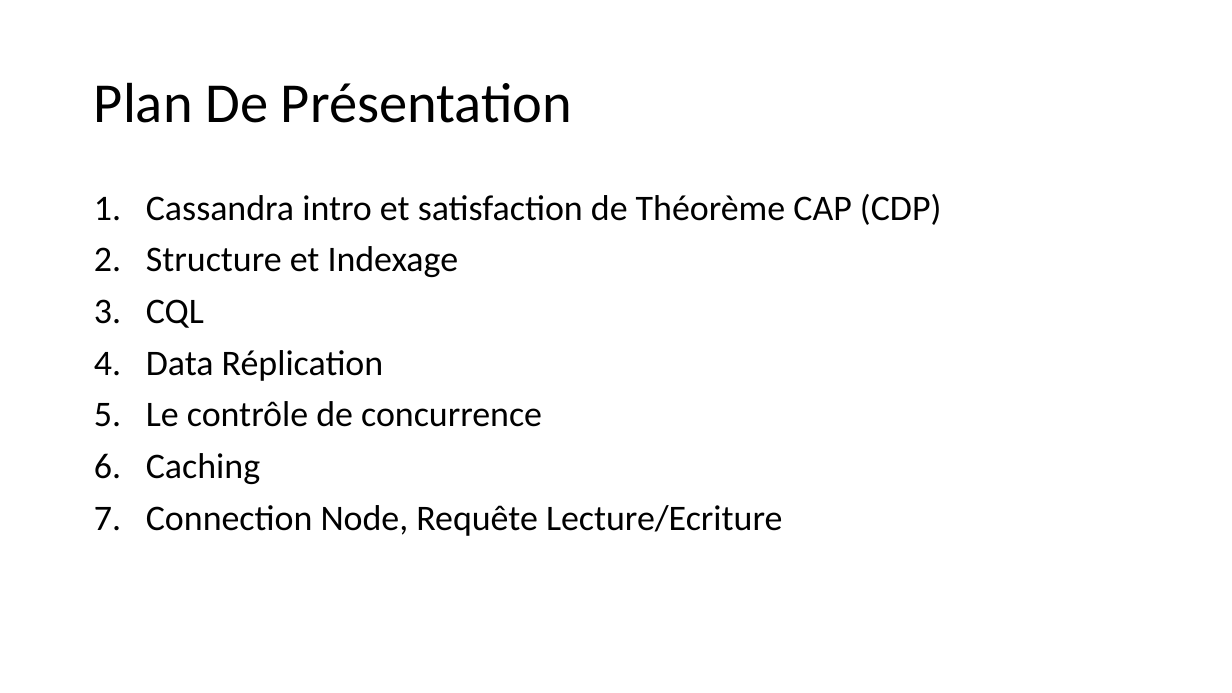
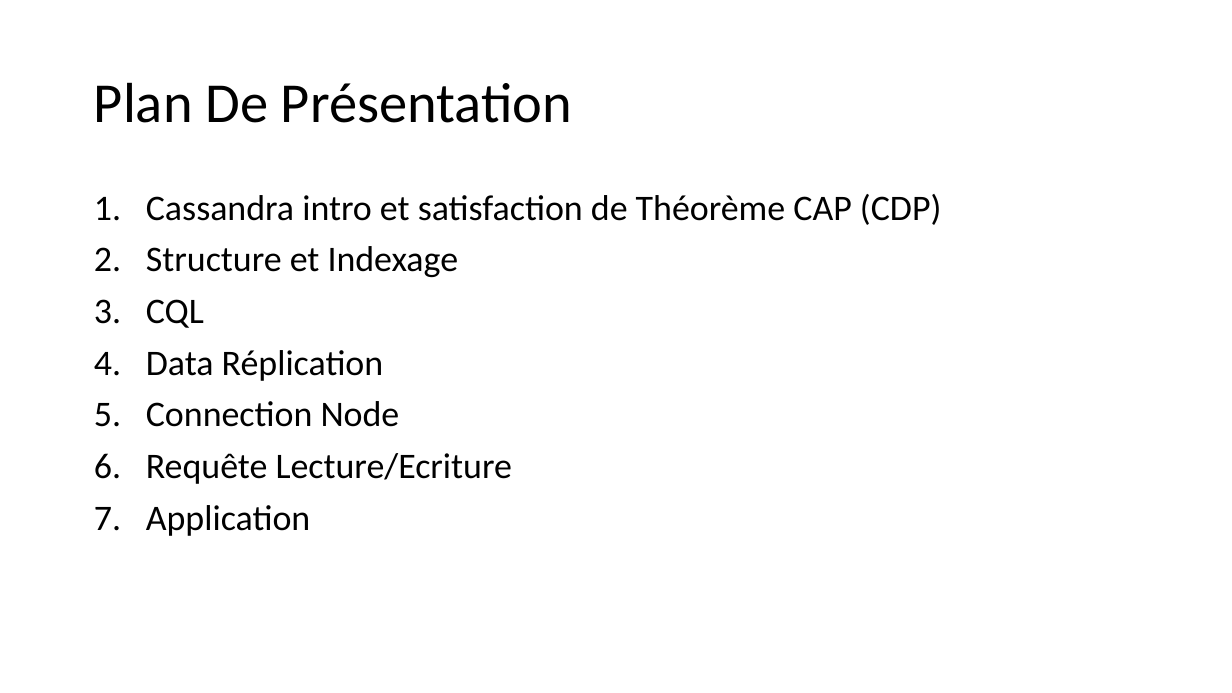
Before and after one commit to khalilbsaibes/cassandra, a slide deck: slide 2 of Cassandra.pptx. Drawn at 1232x693 pixels with LibreOffice and Linux fonts; fonts in the diff are those of the drawing. Boxes give left, top, right and bottom in pixels: in the first picture for what was removed or moved away, otherwise in the second. Text is boxed around its words. In the diff, an @@ line names an element or a change of style, - is before the commit and + after.

```diff
--- a/Cassandra.pptx
+++ b/Cassandra.pptx
@@ text at bbox=[146, 401, 512, 536]: text changed @@
-5. Le contrôle de concurrence
-6. Caching
-7. Connection Node, Requête Lecture/Ecriture
+5. Connection Node
+6. Requête Lecture/Ecriture
+7. Application
```
Also in this commit, not shown: 1 other slide changed, 8 slides added.
